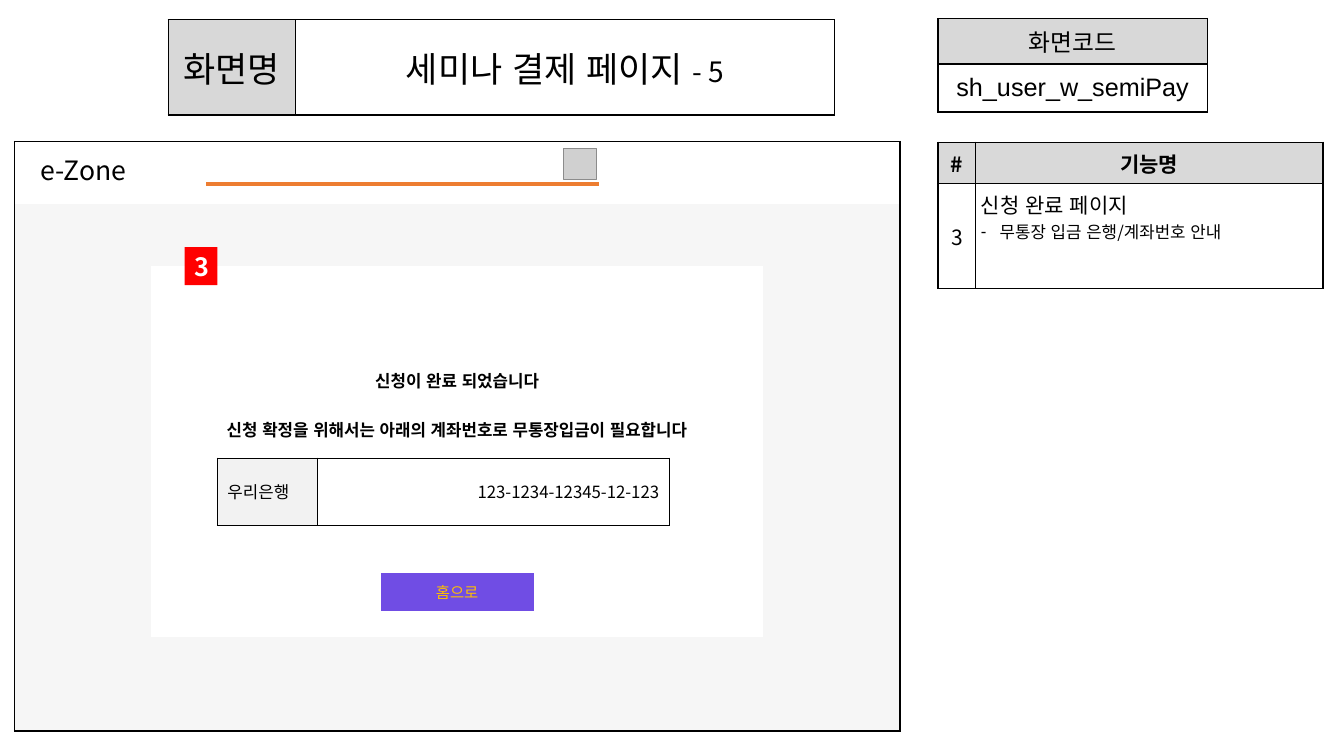
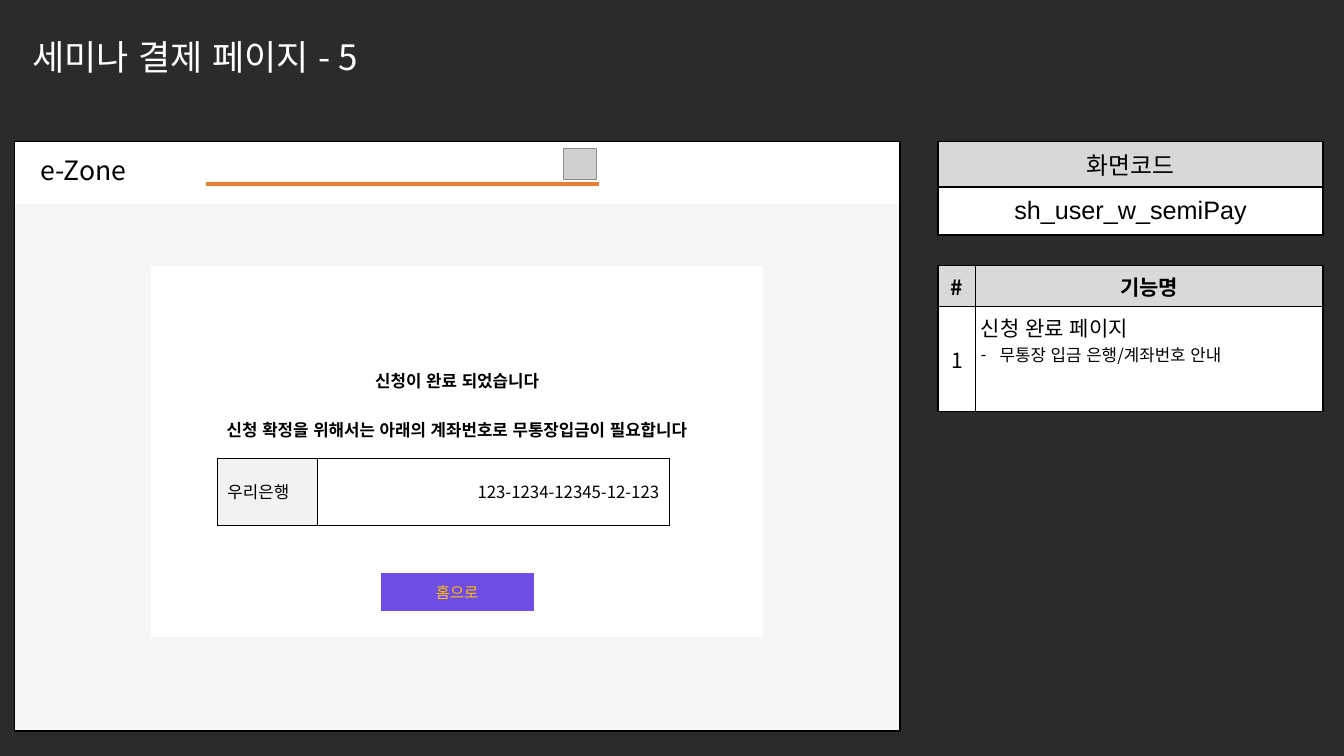
Before and after one commit to ezenteam2/e-Zone, a slide deck: slide 5 of 0 발표용 파워포인트/0403 1차발표/0403 project05 - 파워포인트 - 서희.pptx. Drawn at 1344x756 pixels with LibreOffice and Linux fonts; fonts in the diff are those of the drawing; grey boxes stand for pictures; background and template pictures are left out; a plain dark background stands for a picture behind light text. Boxes give left, top, right and bottom in pixels: in the first picture for what was removed or moved away, otherwise in the second. Text is boxed around its words. In the diff, an @@ line names an element or a change of style, - is before the commit and + after.

```diff
--- a/0 발표용 파워포인트/0403 1차발표/0403 project05 - 파워포인트 - 서희.pptx
+++ b/0 발표용 파워포인트/0403 1차발표/0403 project05 - 파워포인트 - 서희.pptx
@@ background #FFFFFF to picture (left out) @@
@@ table removed at bbox=[168, 20, 835, 115], 1 rows, 2 columns @@
-화면명 | 세미나 결제 페이지 - 5
@@ text added at bbox=[32, 41, 358, 73], 25 pt, text #FFFFFF @@
+세미나 결제 페이지 - 5
@@ table: place and size @@
-table at bbox=[939, 18, 1208, 112]
+table at bbox=[939, 141, 1324, 235]
@@ rectangle removed at bbox=[185, 247, 217, 285] @@
-3
@@ table at bbox=[939, 265, 1323, 411] @@
-row 2, column 1: 3
+row 2, column 1: 1
@@ table: place and size @@
-table at bbox=[939, 142, 1323, 288]
+table at bbox=[939, 265, 1323, 411]
```
Also in this commit, not shown: 5 other slides changed, 1 other file.
